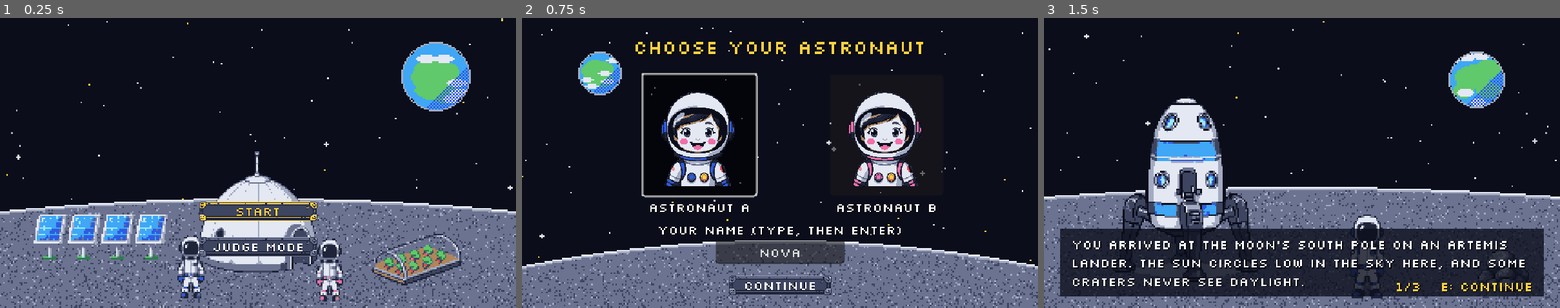
Above: before the commit, frames 1-3 (left to right).
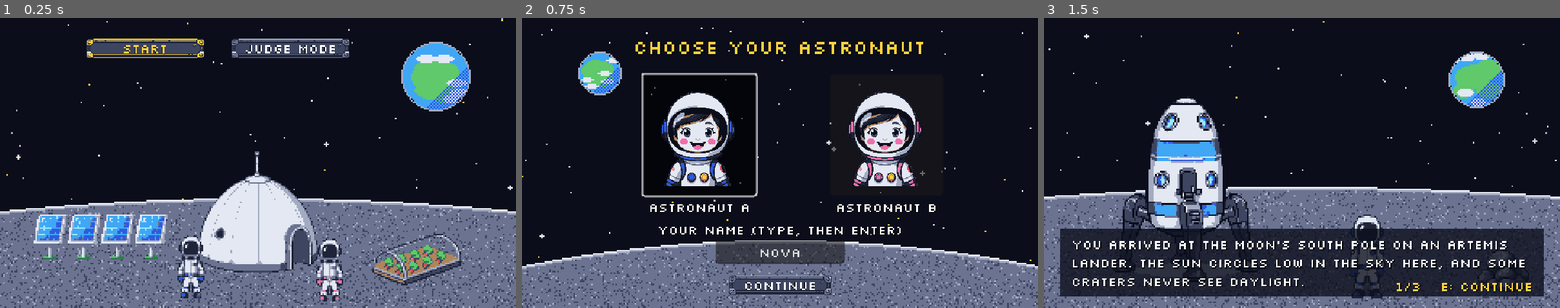
Above: after the commit, the same moments.

Repository: me-AMM/Wings-of-wax
Game: Godot game, scene res://scenes/Title.tscn
Two runs of this game, one before a commit and one after it. Both use one fixed random seed, a clock stepped at 60 frames per second and the inputs below.
Inputs:
- Up to frame 1 (0.25 s): no input
- Up to frame 2 (0.75 s): click "Start" at 0.5 s
- Up to frame 3 (1.5 s): click "Continue" at 1.25 s

The runs differ from the first frame. In frame 1, 5.8% of the frame differs, in the area x 16-68%, y 7-83%; in frame 2, nothing differs; in frame 3, nothing differs.

Commit message:
ITEM 7: small fixes (judge label, board text, title buttons, menu padding); docs/02 and decisions log updated
Co-Authored-By: Claude Sonnet 5.5 <noreply@anthropic.com>

Diff:
--- a/scripts/forecast_board.gd
+++ b/scripts/forecast_board.gd
@@ -11,20 +11,20 @@
 	bg.size = Vector2(640, 360)
 	add_child(bg)
 	var title := UIKit.world_label(Text.t("ui.board_title"), 24, Color("FFD23F"))
-	title.position = Vector2(40, 28)
+	title.position = Vector2(48, 44)
 	add_child(title)
 	var body := UIKit.world_label(_message(), 24)
-	body.position = Vector2(40, 100)
-	body.size = Vector2(560, 100)
+	body.position = Vector2(48, 96)
+	body.size = Vector2(540, 100)
 	body.autowrap_mode = TextServer.AUTOWRAP_WORD_SMART
 	add_child(body)
 	var real := UIKit.world_label(_real_line(), 16, Color(0.75, 0.85, 1.0))
-	real.position = Vector2(40, 230)
-	real.size = Vector2(560, 44)
+	real.position = Vector2(48, 200)
+	real.size = Vector2(540, 48)
 	real.autowrap_mode = TextServer.AUTOWRAP_WORD_SMART
 	add_child(real)
 	var back := UIKit.world_label(Text.t("ui.board_back"), 16)
-	back.position = Vector2(500, 320)
+	back.position = Vector2(440, 266)      # inside the board frame (the border is the outer 30 px)
 	add_child(back)
 
 # The next storm (day, entry) from today on, or {}.
--- a/scripts/menu_modal.gd
+++ b/scripts/menu_modal.gd
@@ -17,7 +17,7 @@
 	var y := (180.0 - h) / 2.0
 	root.add_child(UIKit.panel(Vector2(x, y), Vector2(menu_width, h)))
 	var title := UIKit.label(title_text, 10, Color("FFD23F"))
-	title.position = Vector2(x + 18, y + 12)
+	title.position = Vector2(x + 22, y + 14)
 	root.add_child(title)
 	for i in items.size():
 		var it: Dictionary = items[i]
@@ -27,14 +27,14 @@
 		bg.position = Vector2(bx, by)
 		root.add_child(bg)
 		var ic := UIKit.icon(it.get("icon", "icon_heart"), 20)
-		ic.position = Vector2(bx + 10, by + 6)
+		ic.position = Vector2(bx + 12, by + 6)
 		root.add_child(ic)
 		var col := Color.WHITE if it.get("enabled", true) else Color(0.6, 0.62, 0.7)
 		var lb := UIKit.label(it["text"], 10, col)
-		lb.position = Vector2(bx + 34, by + 6)
+		lb.position = Vector2(bx + 38, by + 6)
 		root.add_child(lb)
 		var sub := UIKit.label(it.get("sub", ""), 8, Color(0.8, 0.85, 1.0))
-		sub.position = Vector2(bx + 34, by + 18)
+		sub.position = Vector2(bx + 38, by + 18)
 		root.add_child(sub)
 		rows.append({"bg": bg, "label": lb, "sub": sub})
 	_refresh()
--- a/scripts/mission.gd
+++ b/scripts/mission.gd
@@ -244,16 +244,16 @@
 	ui.scale = Vector2(2, 2)
 	add_child(ui)
 	var ic := UIKit.icon("icon_oxygen", 16)
-	ic.position = Vector2(4, 22)
+	ic.position = Vector2(4, 32)
 	ui.add_child(ic)
 	suit_bar = HudBar.new().setup(70, Color("9BE8FF"))
-	suit_bar.position = Vector2(22, 22)
+	suit_bar.position = Vector2(22, 32)
 	ui.add_child(suit_bar)
 	suit_label = UIKit.label("", 8)
-	suit_label.position = Vector2(96, 21)
+	suit_label.position = Vector2(96, 31)
 	ui.add_child(suit_label)
 	obj_label = UIKit.label("", 8, Color("FFD23F"))
-	obj_label.position = Vector2(4, 40)
+	obj_label.position = Vector2(4, 50)
 	ui.add_child(obj_label)
 	storm_label = UIKit.label("", 8, Color("FF8080"))
 	storm_label.position = Vector2(0, 72)
--- a/scripts/title.gd
+++ b/scripts/title.gd
@@ -10,16 +10,16 @@
 	bg.stretch_mode = TextureRect.STRETCH_SCALE
 	bg.size = Vector2(640, 360)
 	var start := UIKit.button(Text.t("ui.start"), 160)
-	start.position = Vector2(240, 224)
+	start.position = Vector2(100, 22)      # on the sky, away from the habitat picture
 	start.pressed.connect(_on_start)
 	add_child(start)
 	var judge := UIKit.button(Text.t("ui.judge_mode"), 160)
-	judge.position = Vector2(240, 268)
+	judge.position = Vector2(280, 22)
 	judge.pressed.connect(_on_judge)
 	add_child(judge)
 	start.grab_focus()
-	start.focus_neighbor_bottom = judge.get_path()
-	judge.focus_neighbor_top = start.get_path()
+	start.focus_neighbor_right = judge.get_path()
+	judge.focus_neighbor_left = start.get_path()
 
 func _on_start() -> void:
 	Audio.play("ui_click")
@@ -36,7 +36,7 @@
 	var f := get_viewport().gui_get_focus_owner()
 	if e.is_action_pressed("interact") and f is Button:
 		f.pressed.emit()
-	elif e.is_action_pressed("move_down") or e.is_action_pressed("move_up"):
-		var next_f: Control = f.find_next_valid_focus() if e.is_action_pressed("move_down") else f.find_prev_valid_focus()
+	elif e.is_action_pressed("move_right") or e.is_action_pressed("move_left"):
+		var next_f: Control = f.find_next_valid_focus() if e.is_action_pressed("move_right") else f.find_prev_valid_focus()
 		if next_f:
 			next_f.grab_focus()
--- a/tools/ui_check.gd
+++ b/tools/ui_check.gd
@@ -95,7 +95,7 @@
 	for r in hm.rows:
 		var lbl: Label = r["label"]
 		var sub: Label = r["sub"]
-		var room: float = (hm.menu_width - 28.0 - 34.0) * 2.0 - 8.0
+		var room: float = (hm.menu_width - 28.0 - 38.0) * 2.0 - 16.0
 		report(text_w(lbl) <= room, "habitat menu '%s' %.0f of %.0f px" % [lbl.text, text_w(lbl), room])
 		report(text_w(sub) <= room, "habitat menu sub '%s' %.0f of %.0f px" % [sub.text, text_w(sub), room])
 	hm.close_modal()
Not shown, changed: docs/02_RULEBOOK.md
Not shown, changed: docs/DECISIONS_LOG.md
